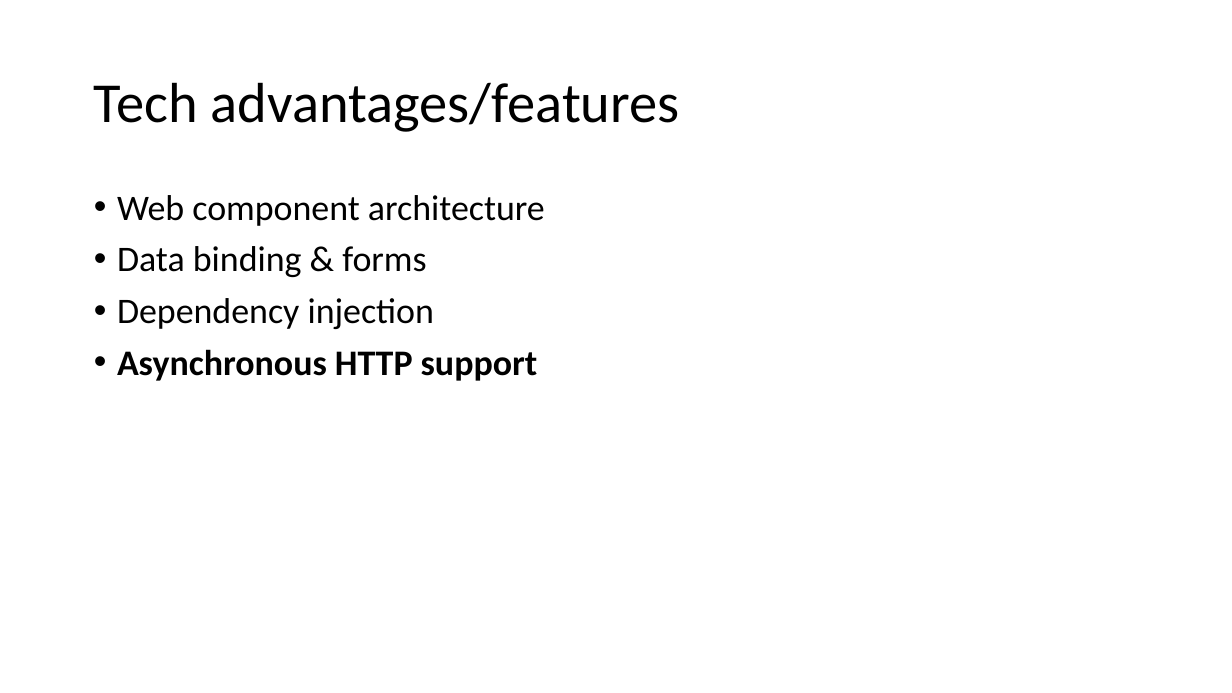
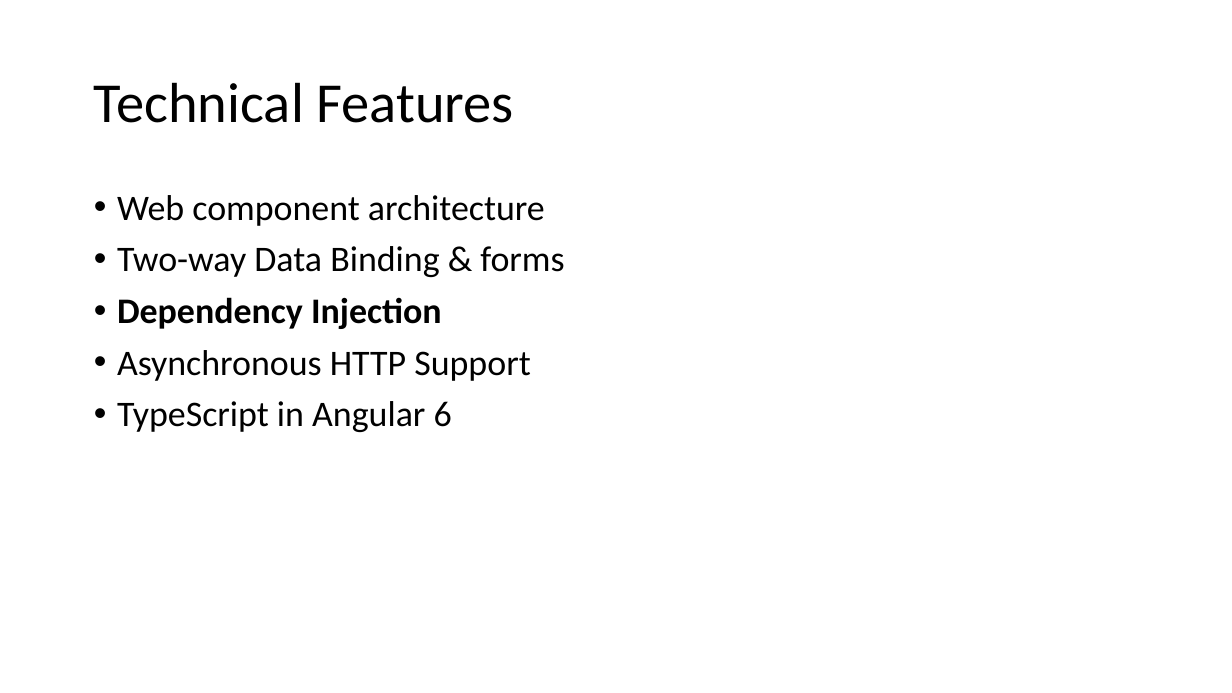
Before and after one commit to jkutzfla/cf2018demo, a slide deck: slide 27 of www/docs/Angular4CFDevs_jkutzfla_2018.pptx (slide 33 before the commit). Drawn at 1232x693 pixels with LibreOffice and Linux fonts; fonts in the diff are those of the drawing. Boxes give left, top, right and bottom in pixels: in the first picture for what was removed or moved away, otherwise in the second. Text is boxed around its words. In the diff, an @@ line names an element or a change of style, - is before the commit and + after.

```diff
--- a/www/docs/Angular4CFDevs_jkutzfla_2018.pptx
+++ b/www/docs/Angular4CFDevs_jkutzfla_2018.pptx
@@ title at (x1=94, y1=82, x2=514, y2=123): text changed @@
-Tech advantages/features
+Technical Features
@@ text at (x1=117, y1=246, x2=564, y2=432): text changed @@
-• Data binding & forms
-• Dependency injection
-• Asynchronous HTTP support
+• Two-way Data Binding & forms
+• Dependency Injection
+• Asynchronous HTTP Support
+• TypeScript in Angular 6
```
Also in this commit, not shown: 32 other slides changed, 5 slides added, 2 slides removed.
